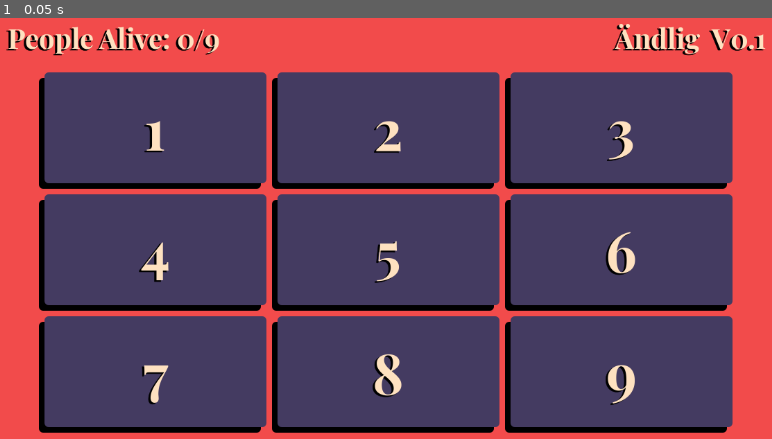
Above: before the commit, frame 1.
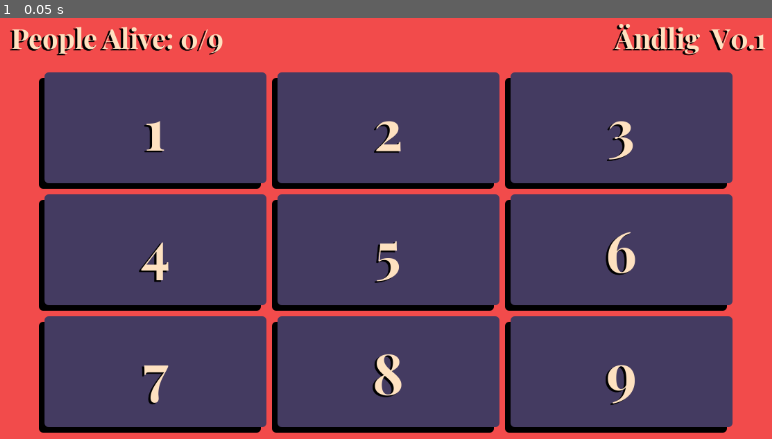
Above: after the commit, the same moment.

Repository: TheTwoBoom/andlig
Game: Godot game, scene res://game.tscn
The game is run twice, just before and just after one commit, with the same random seed, the same clock (stepped at 60 frames per second) and the same inputs.
Inputs:
- Up to frame 1 (0.05 s): no input

The runs differ from the first frame. In frame 1, 1.1% of the frame differs, in the area x 0-29%, y 2-10%.

Commit message:
Fixed Scaling Issues

Diff:
--- a/game.tscn
+++ b/game.tscn
@@ -35,23 +35,20 @@
 layout_mode = 2
 alignment = 2
 
+[node name="Label2" type="Label" parent="MarginContainer/VBoxContainer/HBoxContainer"]
+layout_mode = 2
+size_flags_horizontal = 3
+theme = ExtResource("2_fc0e3")
+theme_override_colors/font_color = Color(0.99607843, 0.88235295, 0.7529412, 1)
+theme_override_colors/font_shadow_color = Color(0, 0, 0, 1)
+text = "People Alive: 0/9"
+
 [node name="Label" type="Label" parent="MarginContainer/VBoxContainer/HBoxContainer"]
 layout_mode = 2
 theme = ExtResource("2_fc0e3")
 text = "Ändlig  V0.1"
 horizontal_alignment = 2
 vertical_alignment = 1
-
-[node name="Label2" type="Label" parent="MarginContainer/VBoxContainer/HBoxContainer/Label"]
-layout_mode = 0
-offset_left = -876.0
-offset_right = -4.0
-offset_bottom = 55.0
-size_flags_horizontal = 3
-theme = ExtResource("2_fc0e3")
-theme_override_colors/font_color = Color(0.99607843, 0.88235295, 0.7529412, 1)
-theme_override_colors/font_shadow_color = Color(0, 0, 0, 1)
-text = "People Alive: 0/9"
 
 [node name="CenterContainer" type="CenterContainer" parent="MarginContainer/VBoxContainer"]
 z_index = 1
